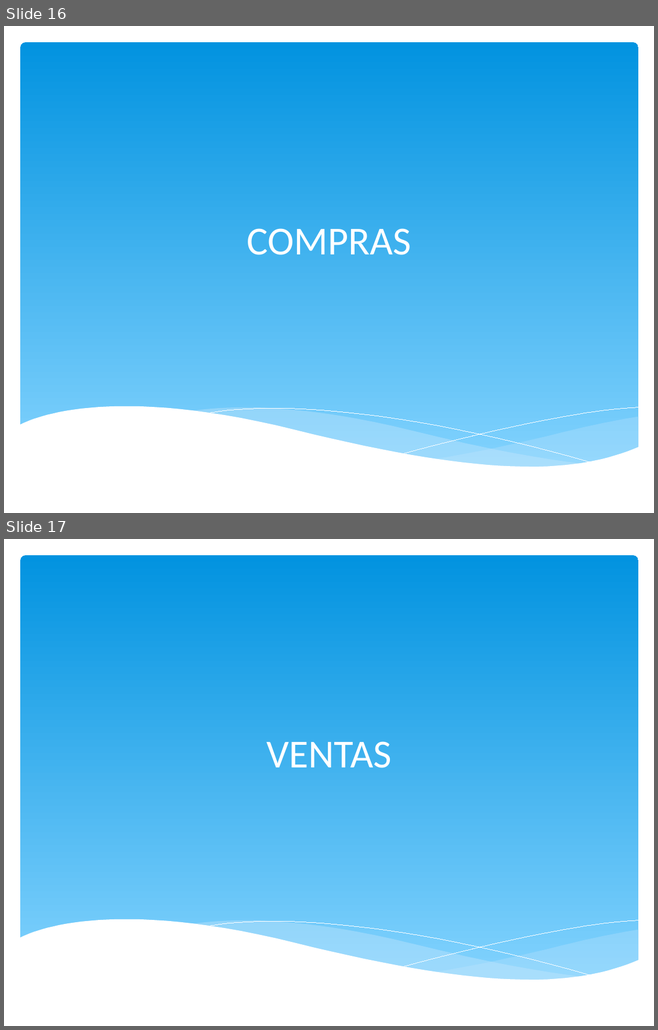
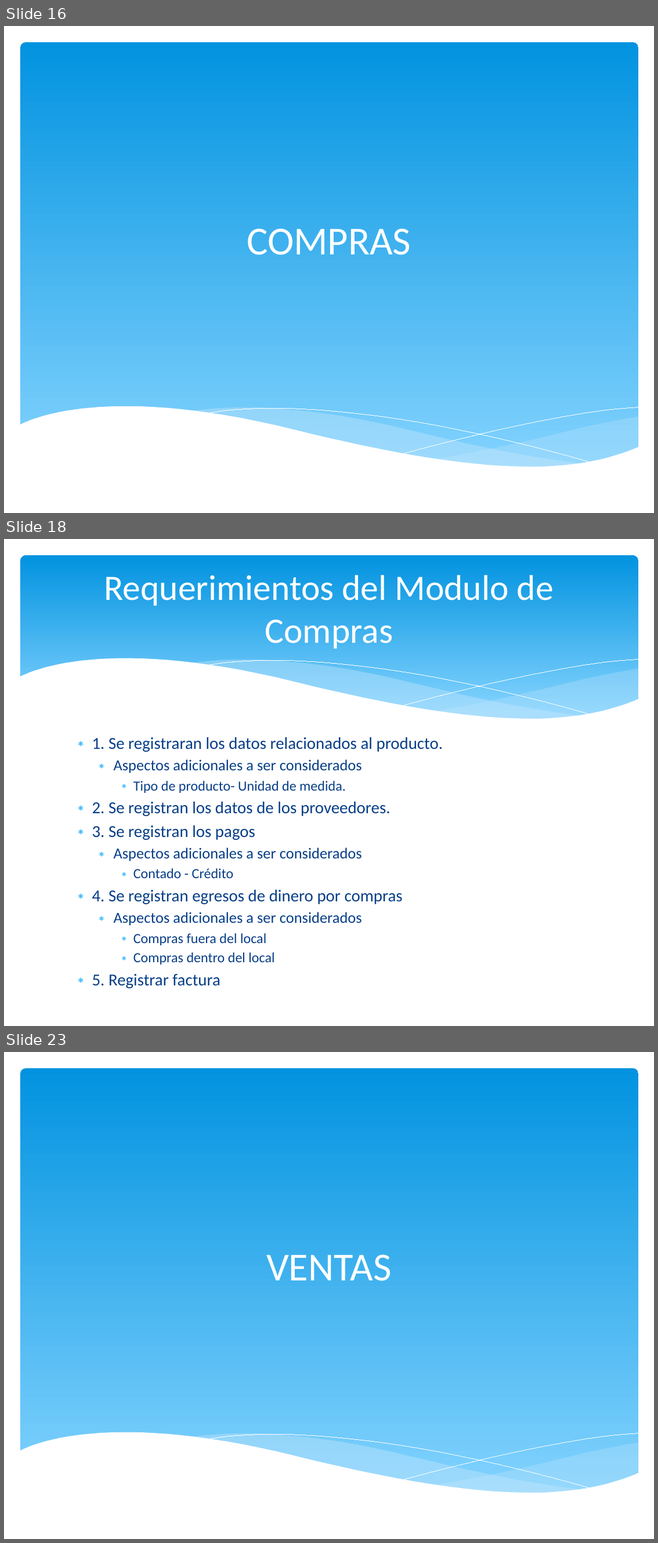
Before and after one commit to igodeveloper/infocomedor, a slide deck: presentacion/INFOCOMEDOR - PPT.pptx. Shown one above the other, each under a label of ours: slides 16 and 17 before the commit, slides 16, 18 and 23 after it; the slides between them are not shown. The pictures are 658x1030 and 658x1543 pixels, drawn with LibreOffice and Linux fonts; fonts in the diff are those of the drawing. Boxes give left, top, right and bottom in pixels: in the first picture for what was removed or moved away, otherwise in the second. Text is boxed around its words. In the diff, an @@ line names an element or a change of style, - is before the commit and + after.

```diff
--- a/presentacion/INFOCOMEDOR - PPT.pptx
+++ b/presentacion/INFOCOMEDOR - PPT.pptx
@@ slide 18 added at (4, 539, 654, 1026), background #FFFFFF @@
@@ rounded rectangle added at (20, 555, 638, 730), fill gradient #0293E0 to #83D3FE @@
@@ title added at (104, 575, 553, 649), 39.6 pt, text #FFFFFF @@
+Requerimientos del Modulo de Compras
@@ group added at (19, 658, 639, 752): 5 freeform shapes @@
@@ text added at (92, 737, 443, 965), 18.6 pt, text #073E87 @@
+∗ 1. Se registraran los datos relacionados al producto.
+  ∗ Aspectos adicionales a ser considerados
+    ∗ Tipo de producto- Unidad de medida.
+∗ 2. Se registran los datos de los proveedores.
+∗ 3. Se registran los pagos
+  ∗ Aspectos adicionales a ser considerados
+    ∗ Contado - Crédito
+∗ 4. Se registran egresos de dinero por compras
+  ∗ Aspectos adicionales a ser considerados
+    ∗ Compras fuera del local
+    ∗ Compras dentro del local
+∗ 5. Registrar factura
@@ what was slide 17 is now slide 23 @@
```
Also in this commit, not shown: 12 other slides added.
